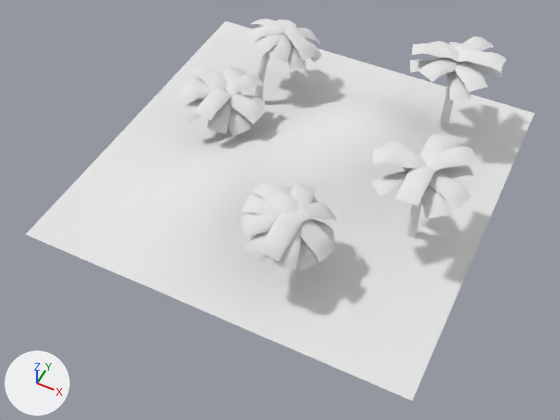
Renders of the OBJ model Project_ThirdPerson/mge_v18_student_version/assets/ThirdPerson/models/Sand_Tile_3.obj from each side of a commit.
Camera for both pictures: a camera (50 mm lens) standing at (0.602, -1.315, 1.644) and looking at (0.016, -0.142, 0.178). The axes (+X, +Y, +Z) are drawn at lower left. The lights are the same throughout. Where no turn or scale is listed for an object, it has been applied to the vertices.

Script lines for the objects in view, before the commit:
```python
me_sand_tile_3 = bpy.data.meshes.new('Sand_Tile_3')
me_sand_tile_3.from_pydata(...)  # 3504 vertices, 5006 faces; spans x -0.501..0.499, y -0.5..0.5, z 0.107..0.456
me_sand_tile_3.materials.append(mat_initialshadinggroup)  # white #e7e7e7
ob_sand_tile_3 = bpy.data.objects.new('Sand_Tile_3', me_sand_tile_3)
ob_sand_tile_3.location = (0.0, 0.0, 0.0)
```
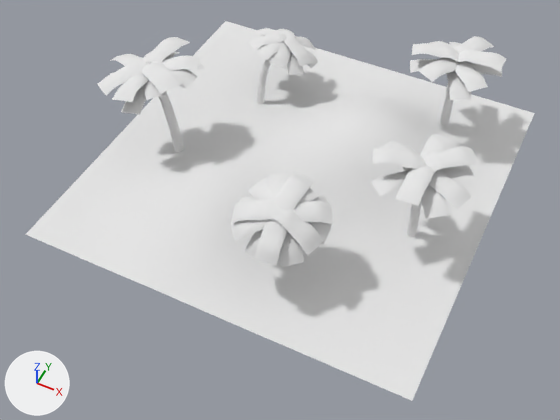
Location of each change, (x1, y1, x2, y2) in pixels of the pictures (560 x 420 px; the box of a moved part takes in the faces that stretch with it):
'Sand_Tile_3', reshaped
    before: (25, 19, 535, 401)
    after: (25, 21, 535, 401)
part 1 of me_sand_tile_3, moved or reshaped
    before: (269, 37, 293, 63)
    after: (270, 45, 291, 69)
part 2 of me_sand_tile_3, moved or reshaped
    before: (288, 45, 306, 70)
    after: (287, 52, 304, 75)
part 3 of me_sand_tile_3, moved or reshaped
    before: (284, 27, 317, 60)
    after: (283, 36, 313, 66)
part 4 of me_sand_tile_3, moved or reshaped
    before: (297, 27, 321, 44)
    after: (295, 36, 317, 51)
part 5 of me_sand_tile_3, moved or reshaped
    before: (250, 19, 281, 26)
    after: (253, 28, 281, 35)
part 6 of me_sand_tile_3, moved or reshaped
    before: (308, 41, 322, 63)
    after: (306, 49, 318, 68)
part 7 of me_sand_tile_3, moved or reshaped
    before: (253, 33, 287, 54)
    after: (255, 42, 286, 60)
part 8 of me_sand_tile_3, moved or reshaped
    before: (255, 49, 271, 100)
    after: (257, 56, 272, 104)
part 9 of me_sand_tile_3, moved or reshaped
    before: (246, 23, 288, 42)
    after: (249, 33, 287, 50)
part 10 of me_sand_tile_3, moved or reshaped
    before: (277, 19, 297, 29)
    after: (277, 29, 295, 37)
part 11 of me_sand_tile_3, moved or reshaped
    before: (181, 83, 213, 99)
    after: (161, 55, 200, 71)
part 12 of me_sand_tile_3, moved or reshaped
    before: (191, 64, 228, 90)
    after: (141, 62, 182, 94)
part 13 of me_sand_tile_3, moved or reshaped
    before: (228, 92, 265, 124)
    after: (110, 54, 143, 66)
part 14 of me_sand_tile_3, moved or reshaped
    before: (223, 66, 247, 81)
    after: (112, 73, 149, 102)
part 15 of me_sand_tile_3, moved or reshaped
    before: (185, 77, 206, 84)
    after: (172, 69, 198, 88)
part 16 of me_sand_tile_3, moved or reshaped
    before: (194, 89, 232, 120)
    after: (142, 37, 190, 64)
part 17 of me_sand_tile_3, moved or reshaped (not visible before)
    after: (146, 60, 184, 153)
part 18 of me_sand_tile_3, moved or reshaped
    before: (226, 74, 264, 96)
    after: (98, 61, 147, 96)
part 19 of me_sand_tile_3, moved or reshaped
    before: (180, 98, 204, 123)
    after: (186, 63, 205, 70)
part 20 of me_sand_tile_3, moved or reshaped
    before: (241, 182, 338, 271)
    after: (231, 173, 333, 267)
part 21 of me_sand_tile_3, moved or reshaped
    before: (206, 73, 265, 137)
    after: (111, 52, 180, 115)

Edits to the bpy script that builds the scene:
```text
Change me_sand_tile_3:
    remove me_sand_tile_3.from_pydata(...)  # 3504 vertices, 5006 faces; spans x -0.501..0.499, y -0.5..0.5, z 0.107..0.456
    add me_sand_tile_3.from_pydata(...)  # 3504 vertices, 5006 faces; spans x -0.501..0.499, y -0.5..0.5, z 0.179..0.491
    me_sand_tile_3 part 1: the loose piece of 48 vertices spanning x -0.207..-0.134, y 0.182..0.305, z 0.354..0.391 is scaled about its middle by 0.915, then moved by (0.0, -0.003, -0.023)
    me_sand_tile_3 part 2: the loose piece of 48 vertices spanning x -0.202..-0.091, y 0.193..0.307, z 0.325..0.372 is scaled about its middle by 0.915, then moved by (-0.002, -0.003, -0.021)
    me_sand_tile_3 part 3: the loose piece of 48 vertices spanning x -0.195..-0.079, y 0.224..0.321, z 0.346..0.396 is scaled about its middle by 0.915, then moved by (-0.003, -0.005, -0.023)
    me_sand_tile_3 part 4: the loose piece of 48 vertices spanning x -0.204..-0.105, y 0.279..0.39, z 0.32..0.382 is scaled about its middle by 0.915, then moved by (-0.001, -0.01, -0.021)
    me_sand_tile_3 part 5: the loose piece of 48 vertices spanning x -0.296..-0.174, y 0.272..0.342, z 0.357..0.39 is scaled about its middle by 0.915, then moved by (0.006, -0.008, -0.023)
    me_sand_tile_3 part 6: the loose piece of 48 vertices spanning x -0.183..-0.076, y 0.256..0.317, z 0.324..0.38 is scaled about its middle by 0.915, then moved by (-0.003, -0.006, -0.021)
    me_sand_tile_3 part 7: the loose piece of 48 vertices spanning x -0.236..-0.157, y 0.182..0.305, z 0.373..0.394 is scaled about its middle by 0.915, then moved by (0.002, -0.003, -0.024)
    me_sand_tile_3 part 8: the loose piece of 84 vertices spanning x -0.234..-0.177, y 0.185..0.295, z 0.186..0.374 is scaled about its middle by 0.915, then moved by (0.003, -0.002, -0.015)
    me_sand_tile_3 part 9: the loose piece of 48 vertices spanning x -0.278..-0.162, y 0.199..0.316, z 0.383..0.403 is scaled about its middle by 0.915, then moved by (0.004, -0.004, -0.025)
    me_sand_tile_3 part 10: the loose piece of 48 vertices spanning x -0.256..-0.157, y 0.281..0.393, z 0.335..0.392 is scaled about its middle by 0.915, then moved by (0.003, -0.011, -0.022)
    me_sand_tile_3 part 11: the loose piece of 48 vertices spanning x -0.341..-0.221, y -0.047..0.056, z 0.325..0.359 is turned 171.9 degrees about the z axis through its middle and scaled by 1.12, then moved by (-0.032, -0.07, 0.122)
    me_sand_tile_3 part 12: the loose piece of 48 vertices spanning x -0.347..-0.224, y 0.011..0.1, z 0.337..0.366 is turned 171.9 degrees about the z axis through its middle and scaled by 1.12, then moved by (-0.031, -0.178, 0.123)
    me_sand_tile_3 part 13: the loose piece of 48 vertices spanning x -0.239..-0.119, y -0.007..0.062, z 0.301..0.341 is turned 171.9 degrees about the z axis through its middle and scaled by 1.12, then moved by (-0.251, -0.102, 0.12)
    me_sand_tile_3 part 14: the loose piece of 48 vertices spanning x -0.28..-0.208, y 0.03..0.151, z 0.323..0.348 is turned 171.9 degrees about the z axis through its middle and scaled by 1.12, then moved by (-0.122, -0.245, 0.121)
    me_sand_tile_3 part 15: the loose piece of 48 vertices spanning x -0.348..-0.229, y -0.005..0.062, z 0.326..0.349 is turned 171.9 degrees about the z axis through its middle and scaled by 1.12, then moved by (-0.02, -0.121, 0.122)
    me_sand_tile_3 part 16: the loose piece of 48 vertices spanning x -0.26..-0.207, y -0.08..0.036, z 0.336..0.358 is turned 171.9 degrees about the z axis through its middle and scaled by 1.12, then moved by (-0.128, -0.006, 0.123)
    me_sand_tile_3 part 17: the loose piece of 84 vertices spanning x -0.303..-0.227, y 0.02..0.044, z 0.107..0.35 is turned 171.9 degrees about the z axis through its middle and scaled by 1.12, then moved by (-0.07, -0.125, 0.108)
    me_sand_tile_3 part 18: the loose piece of 48 vertices spanning x -0.256..-0.164, y 0.023..0.147, z 0.32..0.351 is turned 171.9 degrees about the z axis through its middle and scaled by 1.12, then moved by (-0.194, -0.228, 0.121)
    me_sand_tile_3 part 19: the loose piece of 49 vertices spanning x -0.321..-0.223, y -0.076..0.047, z 0.3..0.331 is turned 171.9 degrees about the z axis through its middle and scaled by 1.12, then moved by (-0.048, -0.028, 0.119)
    me_sand_tile_3 part 20: 757 of the vertices in x 0.011..0.23, y -0.415..-0.191, z 0.186..0.403 are turned -70.2 degrees about the z axis through their middle and scaled by 0.996, then moved by (-0.014, -0.012, 0.023)
    me_sand_tile_3 part 21: 243 of the vertices in x -0.321..-0.131, y -0.081..0.146, z 0.269..0.341 are turned 171.9 degrees about the z axis through their middle and scaled by 1.12, then moved by (-0.152, -0.12, 0.118)
```
